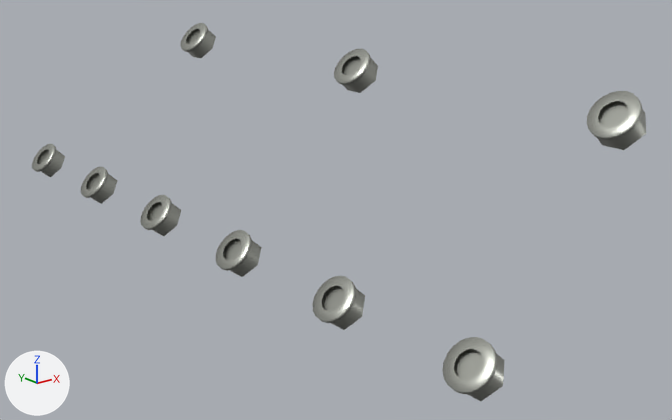
A saved change to the glTF model public/parts/valve-cover-nuts-lower-right.glb.
Camera for both pictures: a 50 mm camera at (110.0, -325.0, 33.0) aimed at (331.0, -48.0, -78.0). The axes (+X, +Y, +Z) are drawn at lower left. The lights are the same throughout. The older version comes first.
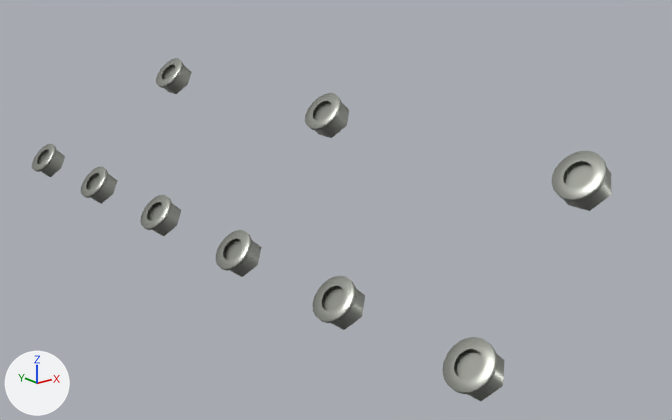
Pixel boxes [x1, y1, x2, y2] of what changed, in the pictures (672 x 420 px):
'Mesh_0.008', moved
    before: [442, 337, 504, 401]
    after: [552, 151, 612, 211]
'Mesh_0.007', moved
    before: [587, 91, 646, 150]
    after: [442, 337, 504, 401]
'Mesh_0.005', moved
    before: [216, 230, 262, 277]
    after: [305, 93, 349, 138]
'Mesh_0.004', moved
    before: [334, 48, 378, 93]
    after: [216, 230, 262, 277]
'Mesh_0.002', moved
    before: [81, 166, 118, 204]
    after: [156, 58, 192, 94]
'Mesh_0.001', moved
    before: [180, 23, 216, 58]
    after: [81, 166, 118, 204]

The edits, one by one:
Object 'Mesh_0.001' (ob_mesh_0_001) moves from (338.6, 66.2, -23.2) to (282.9, 66.2, -84.74).
Object 'Mesh_0.002' (ob_mesh_0_002) moves from (282.9, 66.2, -84.74) to (324.5, 66.2, -38.77).
Object 'Mesh_0.004' (ob_mesh_0_004) moves from (338.6, -51.4, -23.2) to (282.9, -51.4, -84.74).
Object 'Mesh_0.005' (ob_mesh_0_005) moves from (282.9, -51.4, -84.74) to (324.5, -51.4, -38.77).
Object 'Mesh_0.007' (ob_mesh_0_007) moves from (338.6, -169.0, -23.2) to (282.9, -169.0, -84.74).
Object 'Mesh_0.008' (ob_mesh_0_008) moves from (282.9, -169.0, -84.74) to (324.5, -169.0, -38.77).
